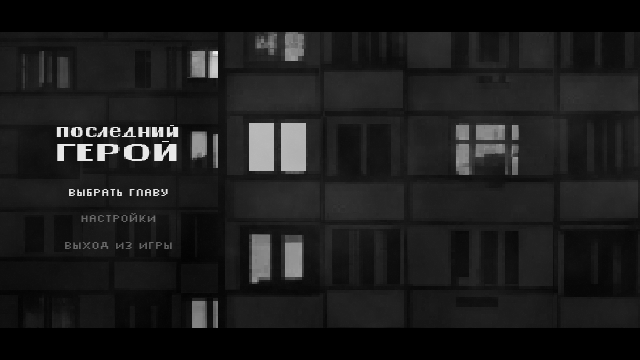
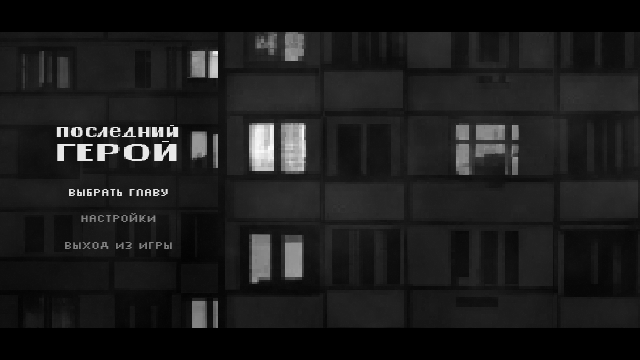
Comparing the layer stacks of the two w=640, h=360 images. Changes:
showed "okno2" over (281, 123, 306, 171)
showed "okno" over (249, 123, 274, 171)
